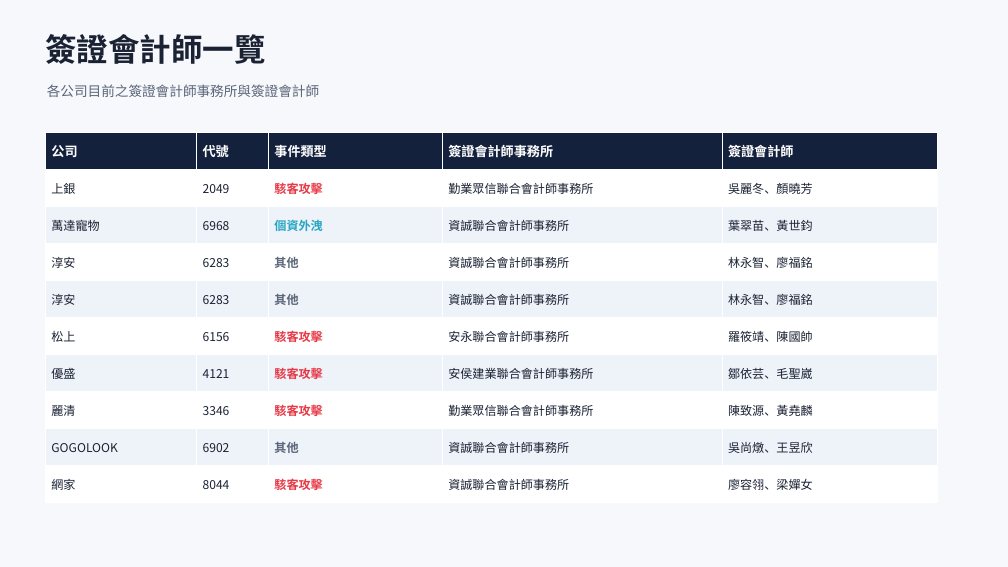
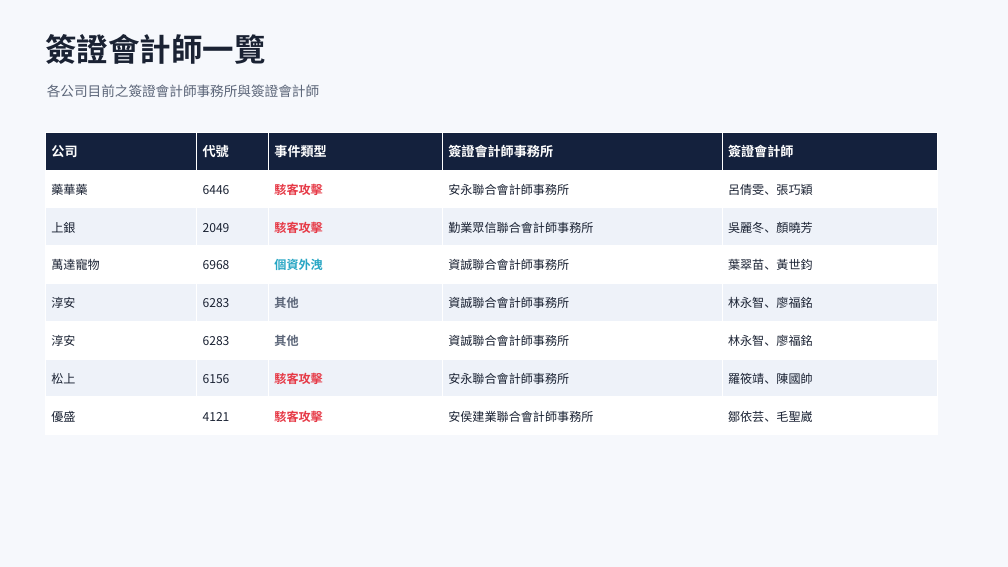
Before and after one commit to Johnnylin77/mops-isec-monitor, a slide deck: slide 4 of 資安事件因應分析.pptx. Drawn at 1008x567 pixels with LibreOffice and Linux fonts; fonts in the diff are those of the drawing. Boxes give left, top, right and bottom in pixels: in the first picture for what was removed or moved away, otherwise in the second. Text is boxed around its words. In the diff, an @@ line names an element or a change of style, - is before the commit and + after.

```diff
--- a/資安事件因應分析.pptx
+++ b/資安事件因應分析.pptx
@@ table at (45,132,938,435) @@
+row 2: 藥華藥 | 6446 | 駭客攻擊 | 安永聯合會計師事務所 | 呂倩雯、張巧穎
-row 8: 麗清 | 3346 | 駭客攻擊 | 勤業眾信聯合會計師事務所 | 陳致源、黃堯麟
-row 9: GOGOLOOK | 6902 | 其他 | 資誠聯合會計師事務所 | 吳尚燉、王昱欣
-row 10: 網家 | 8044 | 駭客攻擊 | 資誠聯合會計師事務所 | 廖容翎、梁嬋女
```
Also in this commit, not shown: 5 other slides changed, 1 slide removed, 2 other files.
